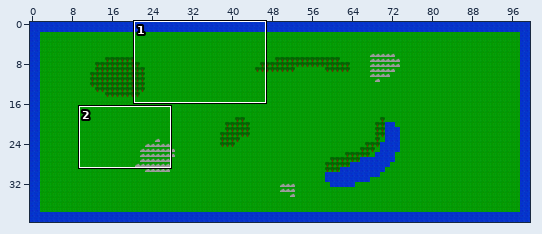
Tiled map -- data/map.tmx. The first picture is a wide view before the edit; the outline marks the close-up.
Close-up. First the earlier version:
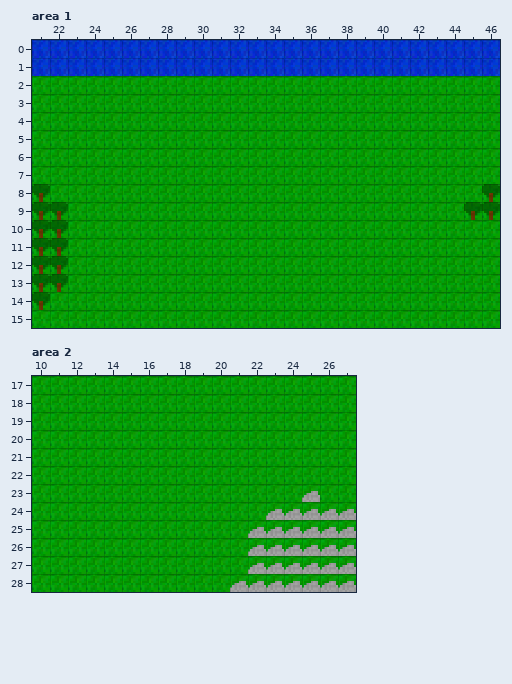
Cells are 32x32 px. Shown: area 1 x 21..46, y 0..15; area 2 x 10..27, y 17..28. The commit also changed other parts of the map, which this record leaves out.
The same view after the edit:
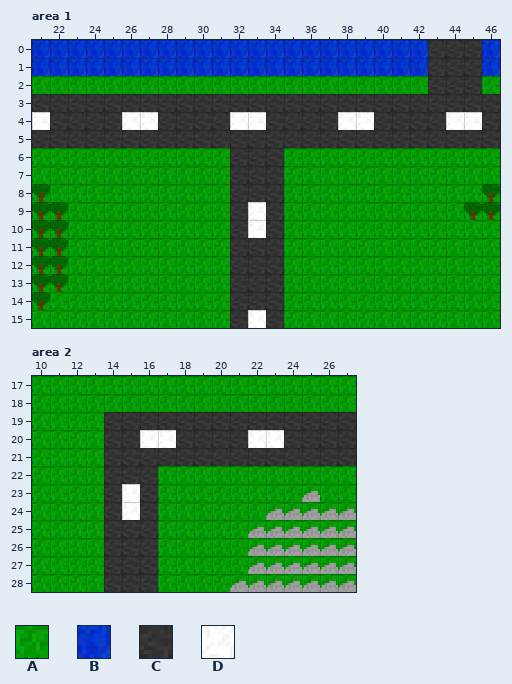
Key: from "tileset": A 0, B 1, C 4, D 5.
_ is an empty cell.
The exact change:
{"where": "layer \"ground\", area 1"}
{"y":0,"x":43,"old":"___","new":"CCC"}
{"y":1,"x":43,"old":"___","new":"CCC"}
{"y":2,"x":43,"old":"AAA","new":"CCC"}
{"y":3,"x":21,"old":"AAAAAAAAAAAAAAAAAAAAAAAAAA","new":"CCCCCCCCCCCCCCCCCCCCCCCCCC"}
{"y":4,"x":21,"old":"AAAAAAAAAAAAAAAAAAAAAAAAAA","new":"DCCCCDDCCCCDDCCCCDDCCCCDDC"}
{"y":5,"x":21,"old":"AAAAAAAAAAAAAAAAAAAAAAAAAA","new":"CCCCCCCCCCCCCCCCCCCCCCCCCC"}
{"y":6,"x":32,"old":"AAA","new":"CCC"}
{"y":7,"x":32,"old":"AAA","new":"CCC"}
{"y":8,"x":32,"old":"AAA","new":"CCC"}
{"y":9,"x":32,"old":"AAA","new":"CDC"}
{"y":10,"x":32,"old":"AAA","new":"CDC"}
{"y":11,"x":32,"old":"AAA","new":"CCC"}
{"y":12,"x":32,"old":"AAA","new":"CCC"}
{"y":13,"x":32,"old":"AAA","new":"CCC"}
{"y":14,"x":32,"old":"AAA","new":"CCC"}
{"y":15,"x":32,"old":"AAA","new":"CDC"}
{"where": "layer \"objects\", area 1"}
{"y":0,"x":43,"old":"BBB","new":"___"}
{"y":1,"x":43,"old":"BBB","new":"___"}
{"where": "layer \"ground\", area 2"}
{"y":19,"x":14,"old":"AAAAAAAAAAAAAA","new":"CCCCCCCCCCCCCC"}
{"y":20,"x":14,"old":"AAAAAAAAAAAAAA","new":"CCDDCCCCDDCCCC"}
{"y":21,"x":14,"old":"AAAAAAAAAAAAAA","new":"CCCCCCCCCCCCCC"}
{"y":22,"x":14,"old":"AAA","new":"CCC"}
{"y":23,"x":14,"old":"AAA","new":"CDC"}
{"y":24,"x":14,"old":"AAA","new":"CDC"}
{"y":25,"x":14,"old":"AAA","new":"CCC"}
{"y":26,"x":14,"old":"AAA","new":"CCC"}
{"y":27,"x":14,"old":"AAA","new":"CCC"}
{"y":28,"x":14,"old":"AAA","new":"CCC"}
{"label":"changed","picture_box":[32,40,500,328]}
{"label":"changed","picture_box":[104,412,356,592]}
